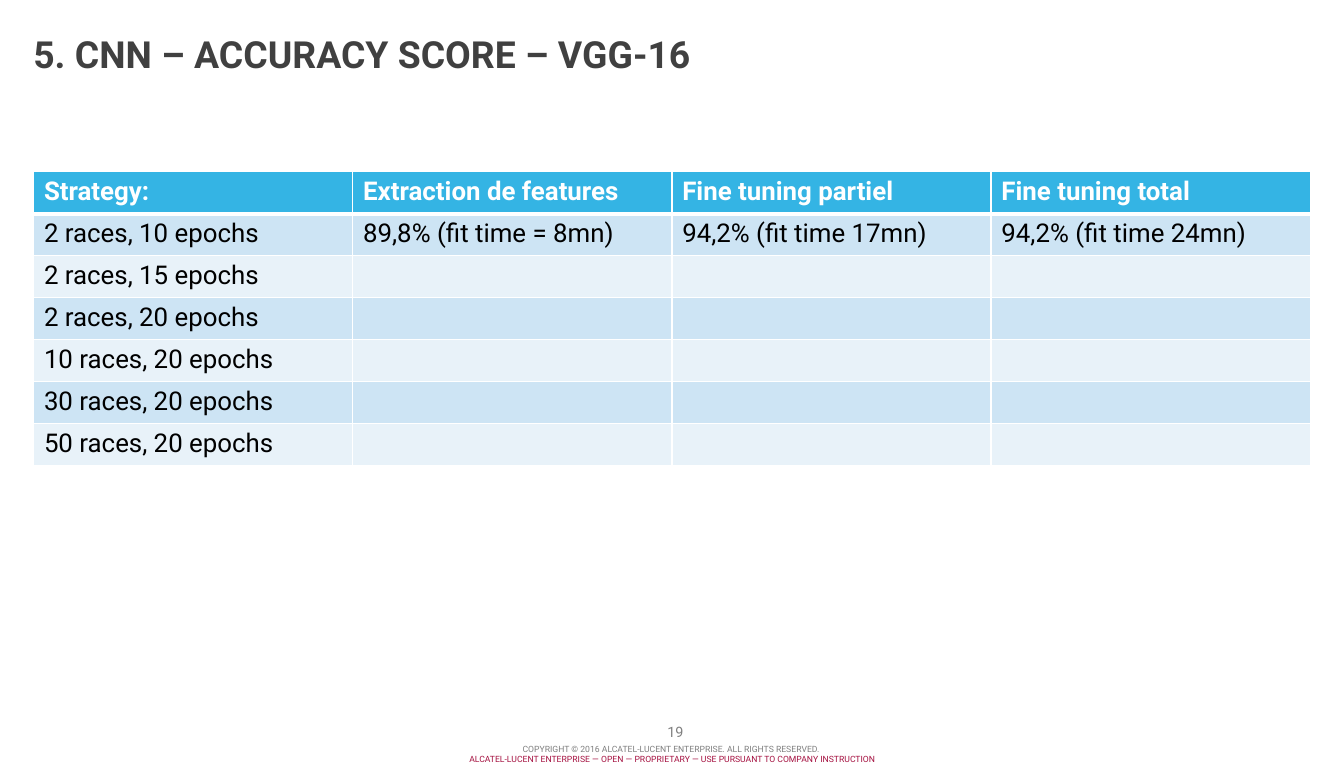
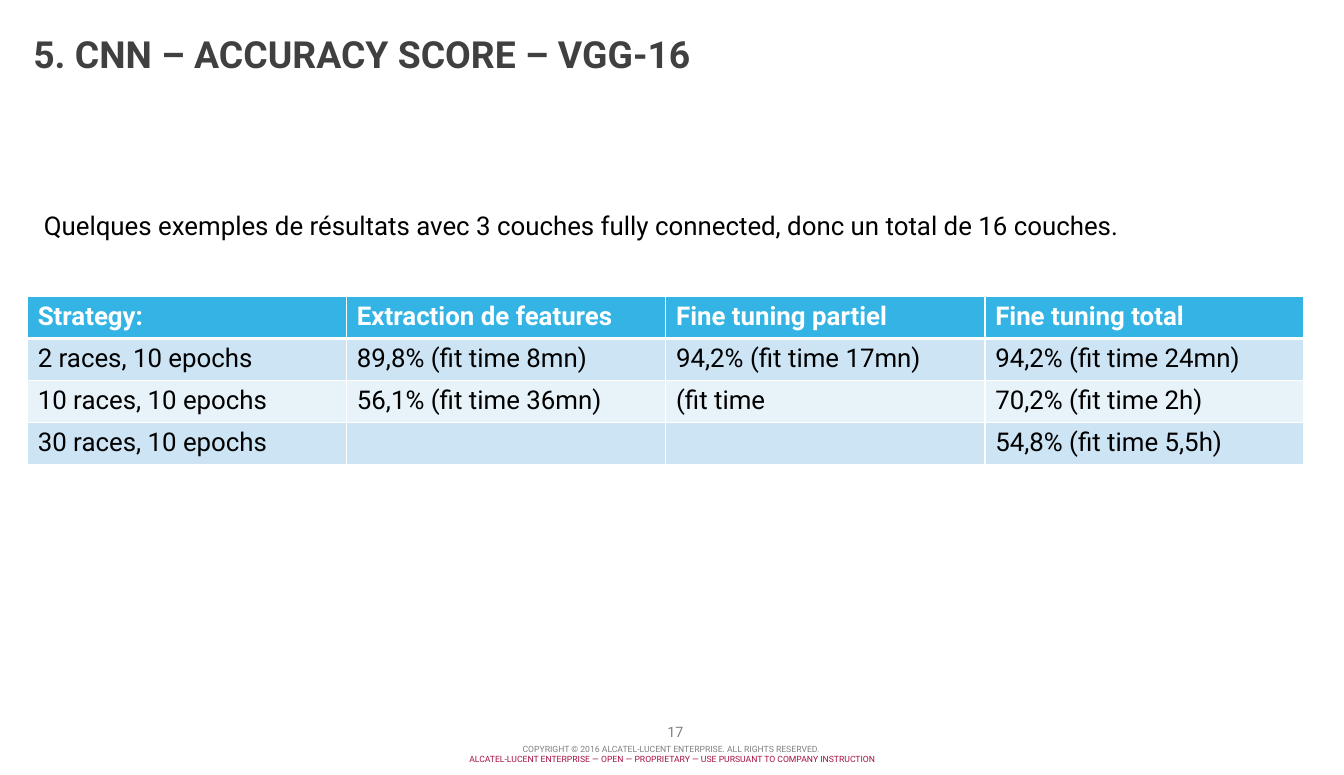
Before and after one commit to chmuths/projet_7, a slide deck: slide 17 of docs/Projet 7 - C. Muths - Classification d'images.pptx (slide 19 before the commit). Drawn at 1344x775 pixels with LibreOffice and Linux fonts; fonts in the diff are those of the drawing; background and template pictures are left out. Boxes give left, top, right and bottom in pixels: in the first picture for what was removed or moved away, otherwise in the second. Text is boxed around its words. In the diff, an @@ line names an element or a change of style, - is before the commit and + after.

```diff
--- a/docs/Projet 7 - C. Muths - Classification d'images.pptx
+++ b/docs/Projet 7 - C. Muths - Classification d'images.pptx
@@ text added at (44, 215, 1118, 241), 18 pt, text #000000 @@
+Quelques exemples de résultats avec 3 couches fully connected, donc un total de 16 couches.
@@ table at (28, 297, 1306, 464) @@
-row 2: 2 races, 10 epochs | 89,8% (fit time = 8mn) | 94,2% (fit time 17mn) | 94,2% (fit time 24mn)
-row 3: 2 races, 15 epochs |  |  | 
-row 4: 2 races, 20 epochs |  |  | 
-row 5: 10 races, 20 epochs |  |  | 
-row 6: 30 races, 20 epochs |  |  | 
-row 7: 50 races, 20 epochs |  |  | 
+row 2: 2 races, 10 epochs | 89,8% (fit time 8mn) | 94,2% (fit time 17mn) | 94,2% (fit time 24mn)
+row 3: 10 races, 10 epochs | 56,1% (fit time 36mn) | (fit time | 70,2% (fit time 2h)
+row 4: 30 races, 10 epochs |  |  | 54,8% (fit time 5,5h)
@@ table: place and size @@
-table at (34, 172, 1312, 465)
+table at (28, 297, 1306, 464)
@@ page number at (667, 727, 683, 737): text changed @@
-19
+17
```
Also in this commit, not shown: 6 other slides changed, 2 slides removed, 1 other file.
